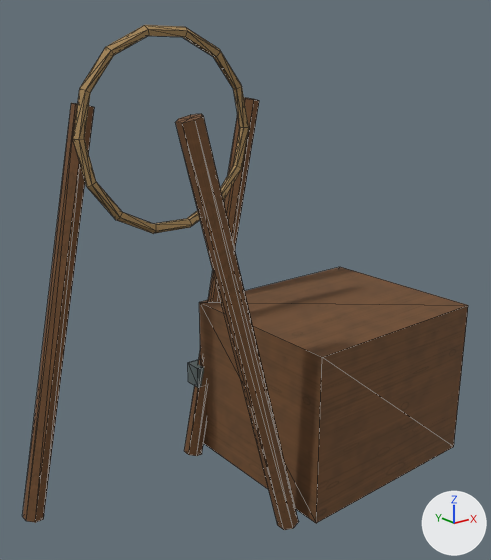
A saved change to the OBJ model Assets/ProjectOEN/ProductionArt/Meshes/environment_set_dressing/en-017_cooking_corner_set__crate.obj.
Before and after are seen from a 50 mm camera at (-0.844, -1.333, 1.061) aimed at (0.188, -0.042, 0.545). The lights are fixed; the arrows at lower right show +X, +Y and +Z. The older version comes first. Mesh edges are drawn as thin lines. Where no turn or scale is listed for an object, it has been applied to the vertices. Vertices at exactly the same position are counted once.

The first picture shows 'en-017_cooking_corner_set__crate'.
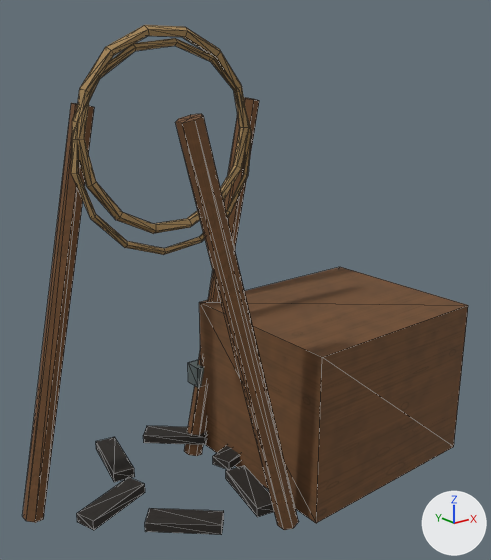
The change, as a diff of the scene's bpy script:
```diff
--- a/Assets/ProjectOEN/ProductionArt/Meshes/environment_set_dressing/en-017_cooking_corner_set__crate.obj.py
+++ b/Assets/ProjectOEN/ProductionArt/Meshes/environment_set_dressing/en-017_cooking_corner_set__crate.obj.py
@@ img_char_albedo_png @@
+img_char_albedo_png = load_image('char_albedo.png', '../../Materials/Textures/char_albedo.png', 1024, 1024, 'sRGB')
@@ mat_char @@
+mat_char = principled_material('Char')
+mat_char.texture = img_char_albedo_png
+mat_char.roughness = 0.89
@@ me_en_017_cooking_corner_set__crate @@
 # used by ob_en_017_cooking_corner_set__crate; location = (0.0, 0.0, 0.0)
-me_en_017_cooking_corner_set__crate.from_pydata(...)  # 134 vertices, 248 faces; spans x -0.372..0.75, y -0.34..0.175, z -0.024..1.146
+me_en_017_cooking_corner_set__crate.from_pydata(...)  # 238 vertices, 432 faces; spans x -0.372..0.75, y -0.34..0.267, z -0.024..1.146
+# me_en_017_cooking_corner_set__crate part 1: a new loose piece of 56 vertices spanning x -0.241..0.241, y -0.008..0.008, z 0.638..1.122, in mat_rope (picture img_rope_albedo_png)
+# me_en_017_cooking_corner_set__crate part 2
+# 28 vertices are added at x -0.294..0.294, y -0.267..0.267, z 0.022..0.047
+# 20 new vertices lie (0.0, 0.0, 0.025) away from vertices in x -0.277..0.277, y -0.267..0.267, z 0.022..0.023
+# 72 new faces join them, mat_char (picture img_char_albedo_png)
 me_en_017_cooking_corner_set__crate.materials.append(mat_wood)
@@ me_en_017_cooking_corner_set__crate @@
 me_en_017_cooking_corner_set__crate.materials.append(mat_metal)
+me_en_017_cooking_corner_set__crate.materials.append(mat_char)  # picture img_char_albedo_png
```

Pixel boxes (x1, y1, x2, y2) of what changed, in the pictures (491 x 560 px):
'en-017_cooking_corner_set__crate', reshaped
    before: (22, 25, 468, 530)
    after: (22, 25, 468, 535)
part 1 of me_en_017_cooking_corner_set__crate, added
    after: (71, 38, 252, 255)
part 2 of me_en_017_cooking_corner_set__crate, added
    after: (77, 426, 274, 535)
